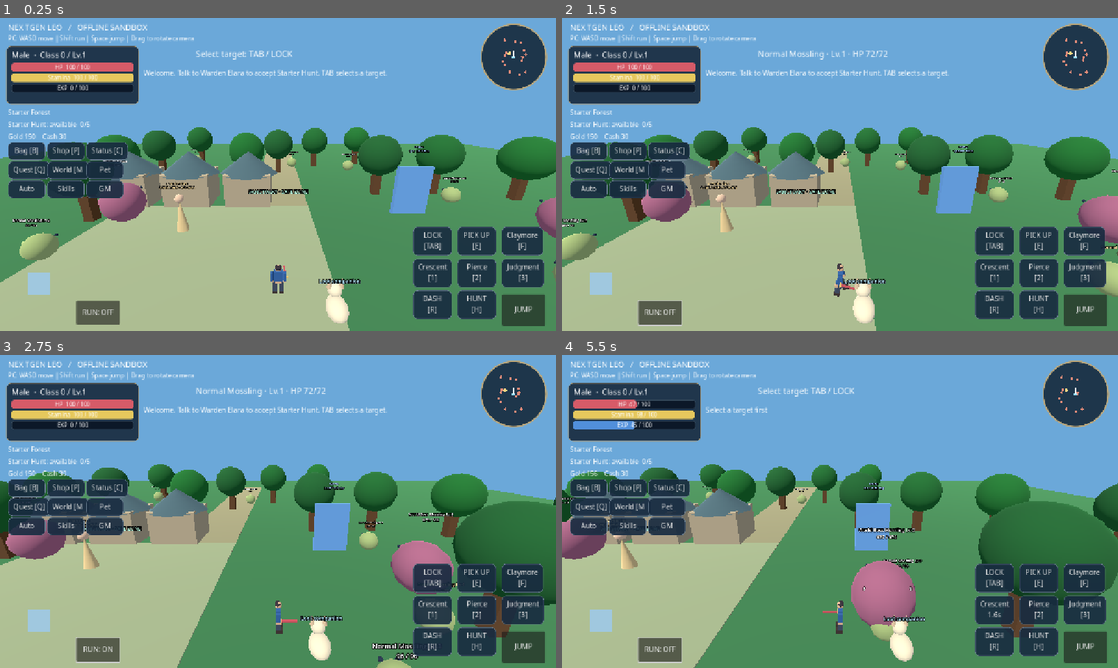
Above: before the commit, frames 1-4 (two rows, left to right).
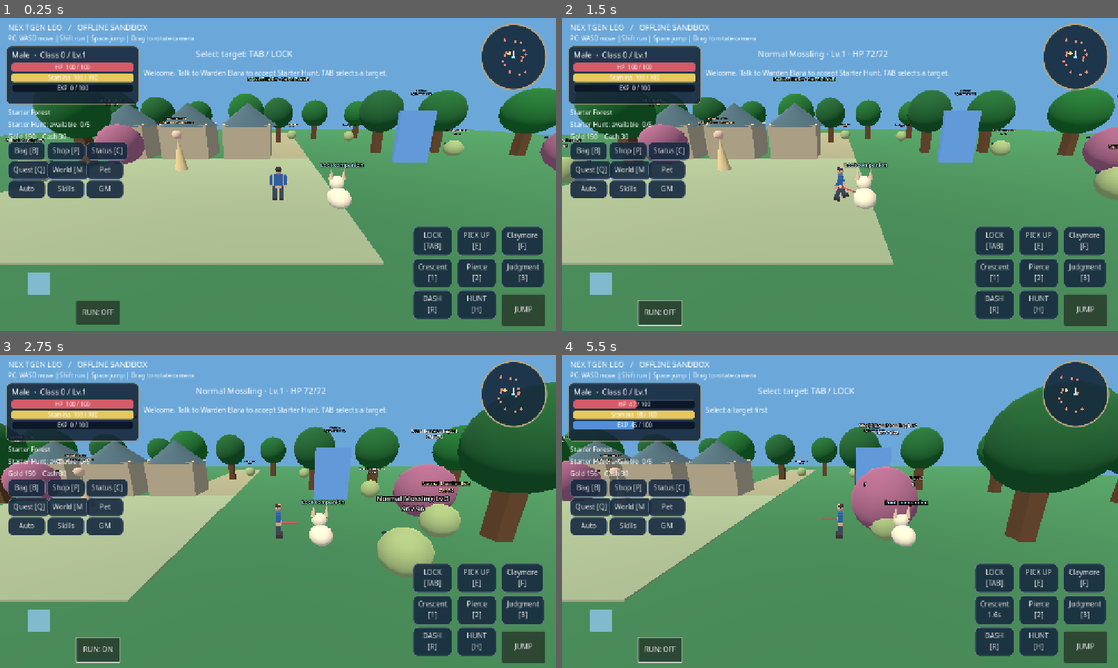
Above: after the commit, the same moments.

Repository: redfullmoon209-debug/NexTgenLeo
Game: Godot game, scene res://scenes/main.tscn
The game is run twice, just before and just after one commit, with the same random seed, the same clock (stepped at 60 frames per second) and the same inputs.
Inputs (mouse positions are in pixels of both pictures, inside the frame that each line leads up to):
- Up to frame 1 (0.25 s): no input
- Up to frame 2 (1.5 s): click "JUMP" at 0.5 s; tap Enter at 1.25 s; move the mouse to (962, 158) at 1.27 s; hold D from 1.28 s (still down); tap Tab at 1.35 s; click (962, 158) at 1.42 s
- Up to frame 3 (2.75 s): tap Space at 1.52 s; release D at 2 s; drag from (166, 527) to (250, 574) at 2.02 s
- Up to frame 4 (5.5 s): move the mouse to (895, 442) at 2.77 s; hold D 2.78-3.5 s; tap 1 at 2.85 s; drag from (812, 574) to (673, 464) at 3.52 s; move the mouse to (1006, 558) at 4.27 s; hold A 4.28-5 s; tap 3 at 4.35 s; tap Space at 4.52 s; drag from (673, 464) to (756, 433) at 5.02 s

The runs differ from the first frame. In frame 1, 42% of the frame differs, in the area x 0-100%, y 18-100%; in frame 2, 40%; in frame 3, 41%; in frame 4, 41%.

Commit message:
Keep player framed during zoom and verify concurrent mobile actions
Correct the orbit camera offset observed in browser screenshots. Assert that the player remains visible after pinch zoom, and test joystick plus attack while both touches are active.

Diff:
--- a/scripts/gameplay.gd
+++ b/scripts/gameplay.gd
@@ -588,7 +588,7 @@
 	else:
 		world.joystick_base.color.a = 0
 	if OS.has_feature("web"):
-		var diagnostic := {"version":"sandbox-20261024","position" …(74 unchanged characters)… ,"camera_zoom":world.camera.position.z,"yaw":world.yaw,"target":target,"hp":GameState.hp,"panel":active_panel,"mobs":mobs.size(),"fps":Engine.get_frames_per_second(),"static_memory":Performance.get_monitor(Performance.MEMORY_STATIC),"online":network.active,"joystick":[world.joystick_vector.x,world.joystick_vector.y]}
+		var diagnostic := {"version":"sandbox-20261024","position" …(74 unchanged characters)… ,"camera_zoom":world.camera.position.z,"player_screen":[world.camera.unproject_position(world.player.position).x,world.camera.unproject_position(world.player.position).y],"yaw":world.yaw,"target":target,"hp":GameState.hp,"panel":active_panel,"mobs":mobs.size(),"fps":Engine.get_frames_per_second(),"static_memory":Performance.get_monitor(Performance.MEMORY_STATIC),"online":network.active,"attacking":auto_attack,"joystick":[world.joystick_vector.x,world.joystick_vector.y]}
 		JavaScriptBridge.eval("window.leoDiagnostics=" + JSON.stringify(diagnostic), true)
 	map_display.queue_redraw()
 
--- a/scripts/main.gd
+++ b/scripts/main.gd
@@ -123,7 +123,7 @@
 	camera_pivot = Node3D.new()
 	add_child(camera_pivot)
 	camera = Camera3D.new()
-	camera.position = Vector3(0, 2.5, 6.5)
+	camera.position = Vector3(0, 0, 6.5)
 	camera.current = true
 	camera_pivot.add_child(camera)
 
@@ -233,7 +233,7 @@
 
 func _rotate_camera(delta: Vector2) -> void:
 	yaw -= delta.x * 0.005
-	pitch = clampf(pitch - delta.y * 0.004, -0.85, 0.4)
+	pitch = clampf(pitch - delta.y * 0.004, -0.85, -0.08)
 
 func _physics_process(delta: float) -> void:
 	var keyboard := Vector2(
@@ -275,7 +275,7 @@
 		player.position = Vector3(0, 2, 0)
 	if direction.length_squared() > 0.001:
 		player.rotation.y = atan2(-direction.x, -direction.z)
-	camera_pivot.global_position = player.global_position + Vector3(0, 0.7, 0)
+	camera_pivot.global_position = player.global_position
 
 func _input(event: InputEvent) -> void:
 	# Camera wheel belongs to the world when menus are closed, independent of GUI focus.
Not shown, changed: tests/browser_test.cjs
